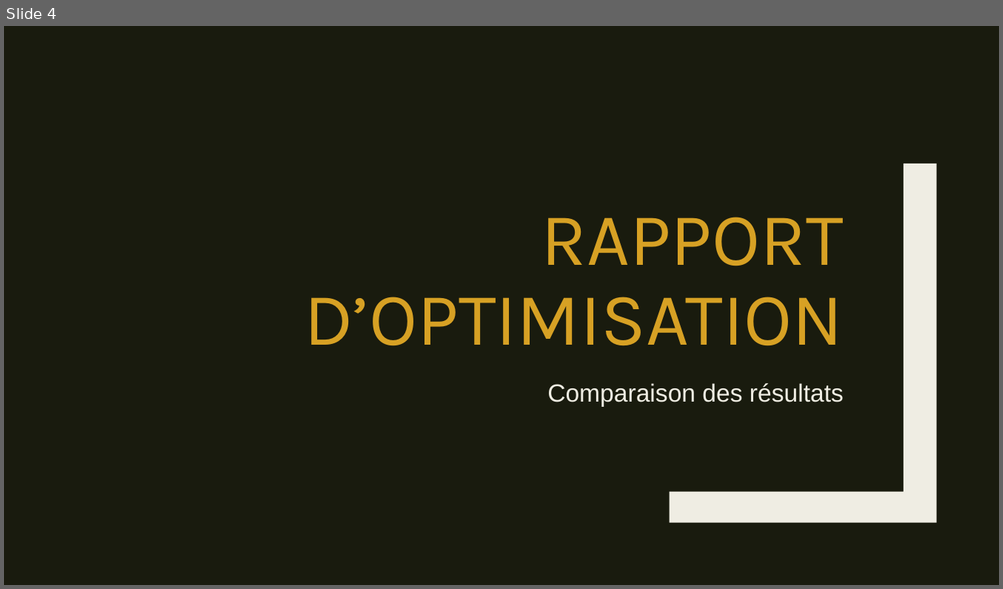
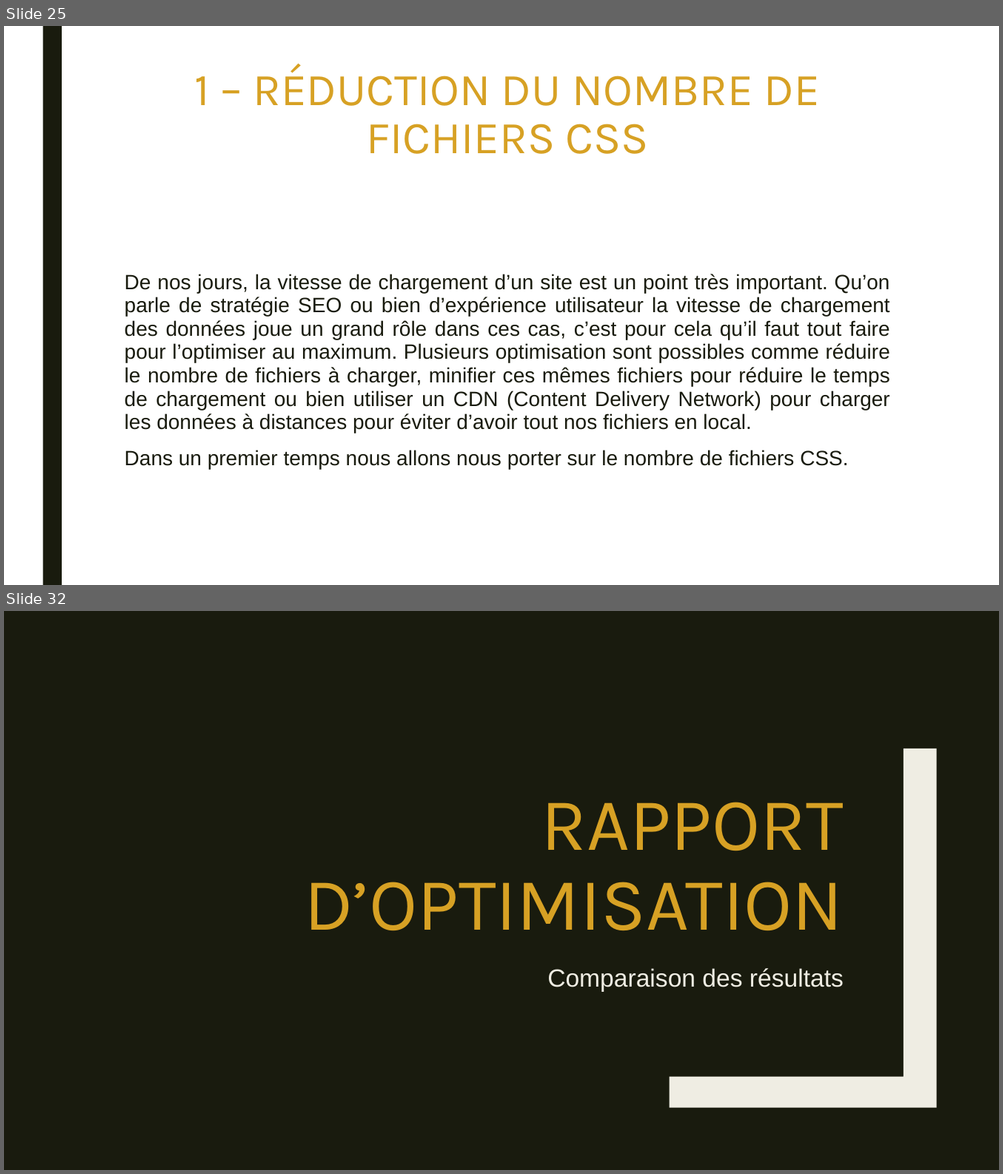
Before and after one commit to Amine-Be/Projet-4, a slide deck: P4_02_Recommandations.pptx. Shown one above the other, each under a label of ours: slide 4 before the commit, slides 25 and 32 after it; the slides between them are not shown. The pictures are 1003x589 and 1003x1174 pixels, drawn with LibreOffice and Linux fonts; fonts in the diff are those of the drawing. Boxes give left, top, right and bottom in pixels: in the first picture for what was removed or moved away, otherwise in the second. Text is boxed around its words. In the diff, an @@ line names an element or a change of style, - is before the commit and + after.

```diff
--- a/P4_02_Recommandations.pptx
+++ b/P4_02_Recommandations.pptx
@@ slide 25 added at <box>4,26,999,585</box>, background #FFFFFF @@
@@ rectangle added at <box>42,26,62,585</box>, fill #191B0E @@
@@ title added at <box>195,64,819,154</box>, 44 pt, text #D7A124 @@
+1 – RÉDUCTION DU NOMBRE DE FICHIERS CSS
@@ text added at <box>125,274,890,469</box>, 20 pt, text #191B0E @@
+De nos jours, la vitesse de chargement d’un site est un point très important. Qu’on parle de stratégie SEO ou bien d’expérience utilisateur la vitesse de chargement des données joue un grand rôle dans ces cas, c’est pour cela qu’il faut tout faire pour l’optimiser au maximum. Plusieurs optimisation sont possibles comme réduire le nombre de fichiers à charger, minifier ces mêmes fichiers pour réduire le temps de chargement ou bien utiliser un CDN (Content Delivery Network) pour charger les données à distances pour éviter d’avoir tout nos fichiers en local.
+Dans un premier temps nous allons nous porter sur le nombre de fichiers CSS.
@@ what was slide 4 is now slide 32 @@
```
Also in this commit, not shown: 1 slide changed, 27 other slides added.
